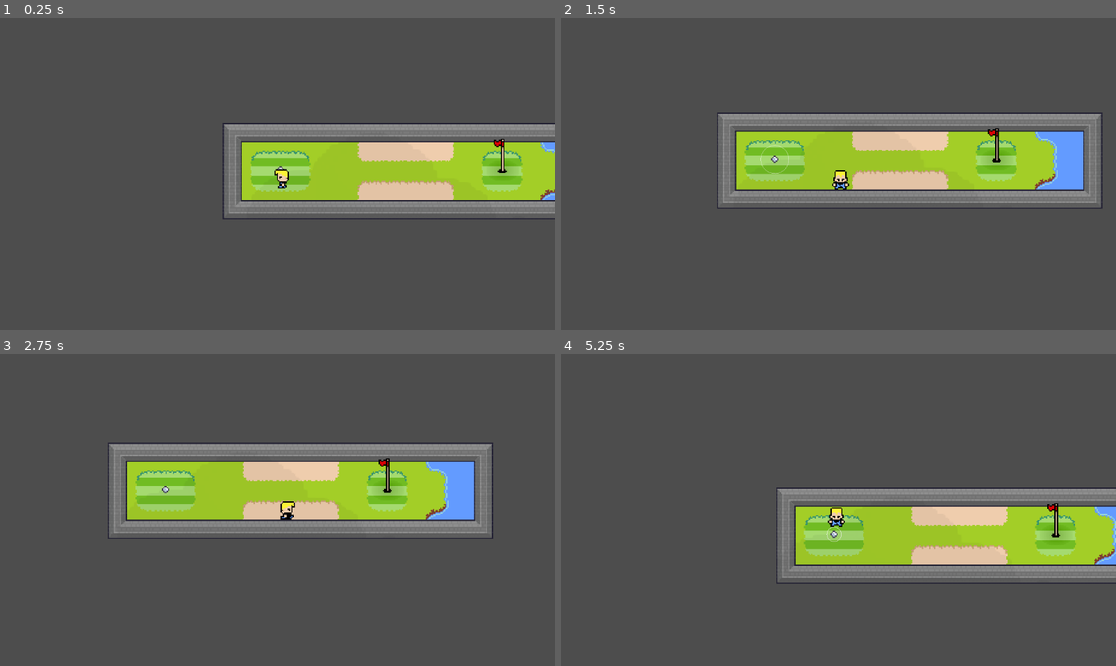
Above: before the commit, frames 1-4 (two rows, left to right).
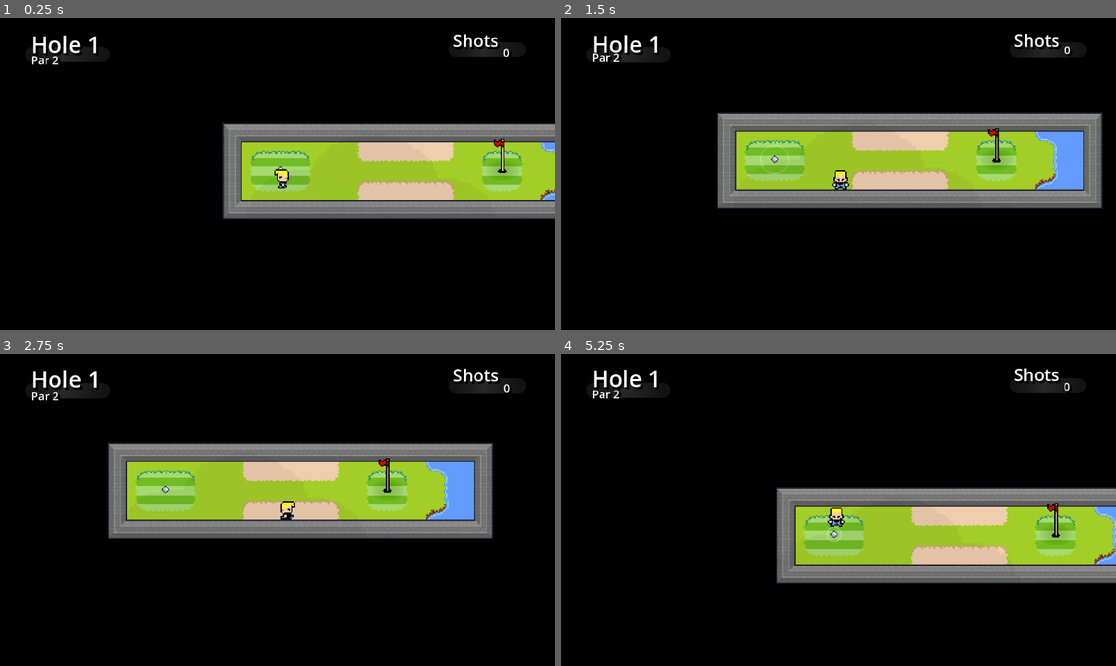
Above: after the commit, the same moments.

Repository: Kjelli/godolf
Game: Godot game, scene res://Scenes/Courses/course_01.tscn
Same seed, same stepped clock (60 frames per second), same inputs: the game is played once before the commit and once after it. This scene is started directly instead of the project's main scene.
Inputs:
- Up to frame 1 (0.25 s): no input
- Up to frame 2 (1.5 s): hold D (right) 0.53-1.28 s; hold Shift (fine) 0.53-1.28 s; hold S (down) from 1.28 s (still down); tap Space (swing) at 1.35 s
- Up to frame 3 (2.75 s): release S (down) at 2.03 s; hold D (right) from 2.03 s (still down); hold Shift (fine) from 2.03 s (still down)
- Up to frame 4 (5.25 s): release D (right) at 2.78 s; release Shift (fine) at 2.78 s; hold W (up) 2.78-3.53 s; tap Space (swing) at 2.85, 4.35 s; hold Shift (fine) 3.53-4.28 s; hold A (left) 3.53-5.03 s; hold S (down) from 5.03 s (still down); hold Shift (fine) from 5.03 s (still down)

The runs differ from the first frame. In frame 1, 81% of the frame differs, in the area x 0-100%, y 0-100%; in frame 2, 79%; in frame 3, 79%; in frame 4, 81%.

Commit message:
more greatness

Diff:
--- a/Scenes/Courses/base_course.tscn
+++ b/Scenes/Courses/base_course.tscn
@@ -1,7 +1,6 @@
-[gd_scene load_steps=9 format=3 uid="uid://div62ch7ox4fg"]
+[gd_scene load_steps=8 format=3 uid="uid://div62ch7ox4fg"]
 
 [ext_resource type="Script" path="res://Scripts/Course.gd" id="1_a2dvp"]
-[ext_resource type="PackedScene" uid="uid://cw2shrgidjs3s" path="res://Scenes/hud.tscn" id="2_ca3yt"]
 [ext_resource type="PackedScene" uid="uid://j3cdaw1m1ad5" path="res://Scenes/spawnzone.tscn" id="2_vhuve"]
 [ext_resource type="PackedScene" uid="uid://kdvh5m8lrweg" path="res://Scenes/goal.tscn" id="3_581hc"]
 [ext_resource type="Shader" path="res://Shaders/cloud.gdshader" id="4_x8nb1"]
@@ -16,8 +15,7 @@
 
 [node name="Course" type="Node2D"]
 script = ExtResource("1_a2dvp")
-
-[node name="HUD" parent="." instance=ExtResource("2_ca3yt")]
+course_par = 5
 
 [node name="SpawnZone" parent="." instance=ExtResource("2_vhuve")]
 unique_name_in_owner = true
--- a/Scenes/Courses/course_01.tscn
+++ b/Scenes/Courses/course_01.tscn
@@ -1,8 +1,7 @@
-[gd_scene load_steps=9 format=3 uid="uid://cpksbm7v1i565"]
+[gd_scene load_steps=8 format=3 uid="uid://cpksbm7v1i565"]
 
 [ext_resource type="Script" path="res://Scripts/Course.gd" id="1_wxm11"]
 [ext_resource type="PackedScene" uid="uid://j3cdaw1m1ad5" path="res://Scenes/spawnzone.tscn" id="2_bmjfn"]
-[ext_resource type="PackedScene" uid="uid://cw2shrgidjs3s" path="res://Scenes/hud.tscn" id="2_dthj1"]
 [ext_resource type="PackedScene" uid="uid://kdvh5m8lrweg" path="res://Scenes/goal.tscn" id="3_0ys77"]
 [ext_resource type="Shader" path="res://Shaders/cloud.gdshader" id="4_32x85"]
 [ext_resource type="Texture2D" uid="uid://davagrodrkqll" path="res://resources/cloud.png" id="5_7w7uw"]
@@ -17,8 +16,6 @@
 [node name="Course" type="Node2D"]
 script = ExtResource("1_wxm11")
 course_par = 2
-
-[node name="HUD" parent="." instance=ExtResource("2_dthj1")]
 
 [node name="SpawnZone" parent="." instance=ExtResource("2_bmjfn")]
 unique_name_in_owner = true
@@ -39,6 +36,7 @@
 texture = ExtResource("5_7w7uw")
 expand_mode = 2
 stretch_mode = 1
+metadata/_edit_lock_ = true
 
 [node name="TileMap" type="TileMap" parent="." groups=["golf_map"]]
 z_index = -1
--- a/Scenes/Courses/course_02.tscn
+++ b/Scenes/Courses/course_02.tscn
@@ -1,8 +1,7 @@
-[gd_scene load_steps=9 format=3 uid="uid://datl8hc6b5xrt"]
+[gd_scene load_steps=8 format=3 uid="uid://datl8hc6b5xrt"]
 
 [ext_resource type="Script" path="res://Scripts/Course.gd" id="1_ely6q"]
 [ext_resource type="PackedScene" uid="uid://j3cdaw1m1ad5" path="res://Scenes/spawnzone.tscn" id="2_eit3b"]
-[ext_resource type="PackedScene" uid="uid://cw2shrgidjs3s" path="res://Scenes/hud.tscn" id="2_fs0vd"]
 [ext_resource type="PackedScene" uid="uid://kdvh5m8lrweg" path="res://Scenes/goal.tscn" id="3_21lol"]
 [ext_resource type="Shader" path="res://Shaders/cloud.gdshader" id="4_jjulk"]
 [ext_resource type="Texture2D" uid="uid://davagrodrkqll" path="res://resources/cloud.png" id="5_k7kvq"]
@@ -17,8 +16,6 @@
 [node name="Course" type="Node2D"]
 script = ExtResource("1_ely6q")
 course_par = 2
-
-[node name="HUD" parent="." instance=ExtResource("2_fs0vd")]
 
 [node name="SpawnZone" parent="." instance=ExtResource("2_eit3b")]
 unique_name_in_owner = true
--- a/Scenes/Courses/course_03.tscn
+++ b/Scenes/Courses/course_03.tscn
@@ -1,8 +1,7 @@
-[gd_scene load_steps=9 format=3 uid="uid://bg711jcb6sl4k"]
+[gd_scene load_steps=8 format=3 uid="uid://bg711jcb6sl4k"]
 
 [ext_resource type="Script" path="res://Scripts/Course.gd" id="1_7l7py"]
 [ext_resource type="PackedScene" uid="uid://j3cdaw1m1ad5" path="res://Scenes/spawnzone.tscn" id="2_8p4wf"]
-[ext_resource type="PackedScene" uid="uid://cw2shrgidjs3s" path="res://Scenes/hud.tscn" id="2_q62p4"]
 [ext_resource type="PackedScene" uid="uid://kdvh5m8lrweg" path="res://Scenes/goal.tscn" id="3_rnwfe"]
 [ext_resource type="Shader" path="res://Shaders/cloud.gdshader" id="4_julkg"]
 [ext_resource type="Texture2D" uid="uid://davagrodrkqll" path="res://resources/cloud.png" id="5_tefef"]
@@ -16,9 +15,6 @@
 
 [node name="Course" type="Node2D"]
 script = ExtResource("1_7l7py")
-course_par = 2
-
-[node name="HUD" parent="." instance=ExtResource("2_q62p4")]
 
 [node name="SpawnZone" parent="." instance=ExtResource("2_8p4wf")]
 unique_name_in_owner = true
--- a/Scenes/goal.tscn
+++ b/Scenes/goal.tscn
@@ -7,12 +7,50 @@
 [ext_resource type="Script" path="res://Scripts/States/Goal_BallNear.gd" id="5_ifwhh"]
 [ext_resource type="Script" path="res://Scripts/Components/Pulser.gd" id="6_ir0hk"]
 [ext_resource type="Texture2D" uid="uid://eap2ej0juutt" path="res://resources/goal_bowl.png" id="7_0yslc"]
+[ext_resource type="Texture2D" uid="uid://bvgrt2lmfefiw" path="res://resources/star.png" id="8_0nkfu"]
 
 [sub_resource type="CanvasItemMaterial" id="CanvasItemMaterial_l0v40"]
 blend_mode = 2
 
 [sub_resource type="CircleShape2D" id="CircleShape2D_3yj3c"]
 radius = 76.0592
+
+[sub_resource type="Curve" id="Curve_wehky"]
+_data = [Vector2(0, 1), 0.0, 0.0, 0, 0, Vector2(1, 0), 0.0, 0.0, 0, 0]
+point_count = 2
+
+[sub_resource type="CurveTexture" id="CurveTexture_v5aby"]
+curve = SubResource("Curve_wehky")
+
+[sub_resource type="Curve" id="Curve_paav4"]
+_data = [Vector2(0, 0), 0.0, 0.0, 0, 0, Vector2(1, 1), 0.0, 0.0, 0, 0]
+point_count = 2
+
+[sub_resource type="CurveTexture" id="CurveTexture_43p3v"]
+width = 32
+curve = SubResource("Curve_paav4")
+
+[sub_resource type="ParticleProcessMaterial" id="ParticleProcessMaterial_clv43"]
+lifetime_randomness = 0.5
+particle_flag_rotate_y = true
+particle_flag_disable_z = true
+angle_min = -45.0
+angle_max = 45.0
+direction = Vector3(0, -1, 0)
+spread = 30.0
+initial_velocity_min = 50.0
+initial_velocity_max = 200.0
+angular_velocity_min = -500.0
+angular_velocity_max = 500.0
+gravity = Vector3(0, 48, 0)
+linear_accel_min = -50.0
+radial_accel_min = 5.0
+radial_accel_max = 10.0
+scale_min = 0.75
+scale_max = 1.25
+scale_over_velocity_max = 50.0
+scale_over_velocity_curve = SubResource("CurveTexture_43p3v")
+alpha_curve = SubResource("CurveTexture_v5aby")
 
 [node name="Goal" type="Node2D" groups=["camera_targets"]]
 script = ExtResource("1_a2i2c")
@@ -64,5 +102,12 @@
 goal = NodePath("../..")
 flag = NodePath("../../Flag")
 
+[node name="GoodParticles" type="GPUParticles2D" parent="."]
+emitting = false
+process_material = SubResource("ParticleProcessMaterial_clv43")
+texture = ExtResource("8_0nkfu")
+one_shot = true
+explosiveness = 1.0
+
 [connection signal="body_entered" from="GoalProximity" to="." method="_on_goal_proximity_body_entered"]
 [connection signal="body_exited" from="GoalProximity" to="." method="_on_goal_proximity_body_exited"]
--- a/Scenes/hud.tscn
+++ b/Scenes/hud.tscn
@@ -1,9 +1,43 @@
-[gd_scene load_steps=4 format=3 uid="uid://cw2shrgidjs3s"]
+[gd_scene load_steps=13 format=3 uid="uid://cw2shrgidjs3s"]
 
 [ext_resource type="Script" path="res://Scripts/ChargeBar.gd" id="1_7t76o"]
 [ext_resource type="Texture2D" uid="uid://vkkihgyvgvlp" path="res://resources/chargebar.png" id="2_752ma"]
+[ext_resource type="Script" path="res://Scripts/CourseInfo.gd" id="3_ev3mm"]
+[ext_resource type="Script" path="res://Scripts/ShotsInfo.gd" id="4_p8jci"]
+[ext_resource type="Script" path="res://Scripts/AnnouncementInfo.gd" id="5_6mt71"]
 
 [sub_resource type="CanvasTexture" id="CanvasTexture_5bir5"]
+
+[sub_resource type="SystemFont" id="SystemFont_6y2cb"]
+subpixel_positioning = 0
+
+[sub_resource type="LabelSettings" id="LabelSettings_bk3hf"]
+font = SubResource("SystemFont_6y2cb")
+font_size = 48
+shadow_size = 4
+shadow_color = Color(0, 0, 0, 1)
+shadow_offset = Vector2(4, 4)
+
+[sub_resource type="SystemFont" id="SystemFont_paixj"]
+subpixel_positioning = 0
+
+[sub_resource type="LabelSettings" id="LabelSettings_w48ae"]
+font = SubResource("SystemFont_paixj")
+font_size = 24
+shadow_size = 4
+shadow_color = Color(0, 0, 0, 1)
+shadow_offset = Vector2(4, 4)
+
+[sub_resource type="Gradient" id="Gradient_8jtis"]
+offsets = PackedFloat32Array(0, 0.500928, 1)
+colors = PackedColorArray(0.466667, 0.466667, 0.466667, 0.164706, 0.637843, 0.637843, 0.637843, 0.266667, 0.466667, 0.466667, 0.466667, 0.164706)
+
+[sub_resource type="LabelSettings" id="LabelSettings_ctj65"]
+font = SubResource("SystemFont_6y2cb")
+font_size = 36
+shadow_size = 4
+shadow_color = Color(0, 0, 0, 1)
+shadow_offset = Vector2(4, 4)
 
 [node name="UI" type="CanvasLayer"]
 
@@ -32,3 +66,91 @@
 scale = Vector2(2, 18)
 texture = SubResource("CanvasTexture_5bir5")
 centered = false
+
+[node name="CourseInfo" type="CanvasGroup" parent="."]
+position = Vector2(64, 21)
+script = ExtResource("3_ev3mm")
+
+[node name="TitleLabel" type="Label" parent="CourseInfo"]
+offset_right = 145.0
+offset_bottom = 67.0
+text = "Hole 1"
+label_settings = SubResource("LabelSettings_bk3hf")
+metadata/_edit_use_anchors_ = true
+
+[node name="ParLabel" type="Label" parent="CourseInfo"]
+offset_top = 48.0
+offset_right = 120.0
+offset_bottom = 112.0
+text = "Par 3"
+label_settings = SubResource("LabelSettings_w48ae")
+metadata/_edit_use_anchors_ = true
+
+[node name="Line2D" type="Line2D" parent="CourseInfo"]
+z_index = -1
+position = Vector2(286, 57)
+points = PackedVector2Array(-282, -1.22365, -216.679, -1.22365, -135, -1.22365)
+width = 32.0
+gradient = SubResource("Gradient_8jtis")
+joint_mode = 2
+begin_cap_mode = 2
+end_cap_mode = 2
+
+[node name="ShotsInfo" type="CanvasGroup" parent="."]
+position = Vector2(940, 21)
+script = ExtResource("4_p8jci")
+
+[node name="ShotsLabel" type="Label" parent="ShotsInfo"]
+offset_right = 120.0
+offset_bottom = 64.0
+text = "Shots"
+label_settings = SubResource("LabelSettings_ctj65")
+metadata/_edit_use_anchors_ = true
+
+[node name="CountLabel" type="Label" parent="ShotsInfo"]
+offset_top = 32.0
+offset_right = 120.0
+offset_bottom = 96.0
+text = "0"
+label_settings = SubResource("LabelSettings_w48ae")
+horizontal_alignment = 2
+metadata/_edit_use_anchors_ = true
+
+[node name="Line2D" type="Line2D" parent="ShotsInfo"]
+z_index = -1
+position = Vector2(281, 47)
+points = PackedVector2Array(-274, -1.22365, -216.679, -1.22365, -143, -1.22365)
+width = 32.0
+gradient = SubResource("Gradient_8jtis")
+joint_mode = 2
+begin_cap_mode = 2
+end_cap_mode = 2
+
+[node name="AnnouncementInfo" type="CanvasGroup" parent="."]
+modulate = Color(1, 1, 1, 0)
+position = Vector2(539, 120)
+script = ExtResource("5_6mt71")
+
+[node name="AnnouncementLabel" type="Label" parent="AnnouncementInfo"]
+anchors_preset = 8
+anchor_left = 0.5
+anchor_top = 0.5
+anchor_right = 0.5
+anchor_bottom = 0.5
+offset_right = 120.0
+offset_bottom = 64.0
+grow_horizontal = 2
+grow_vertical = 2
+text = "Noob"
+label_settings = SubResource("LabelSettings_ctj65")
+horizontal_alignment = 1
+metadata/_edit_use_anchors_ = true
+
+[node name="Line2D" type="Line2D" parent="AnnouncementInfo"]
+z_index = -1
+points = PackedVector2Array(-2, 52, 49, 52, 104, 52)
+width = 32.0
+gradient = SubResource("Gradient_8jtis")
+joint_mode = 2
+begin_cap_mode = 2
+end_cap_mode = 2
--- /dev/null
+++ b/Scripts/AnnouncementInfo.gd
@@ -0,0 +1,35 @@
+extends CanvasGroup
+
+@onready var title : Label = $AnnouncementLabel
+@onready var line : Line2D = $Line2D
+@onready var title_position : Vector2 = title.position
+
+var time_alive = 0
+func _ready():
+	Events.connect(Events.ball_sunk.get_name(), announce_shot_score)
+
+func _process(delta: float) -> void:
+	time_alive += delta
+	title.position.y = title_position.y + 3 * sin(time_alive * 2)
+	scale = Vector2(0.975 + 0.025 * scale.x * sin(time_alive * 1.5) * sin(time_alive * 6), 0.975 + 0.025 * scale.y * cos(time_alive * 6) * cos(time_alive * 1.5))
+
+func announce_shot_score(ball : Ball) -> void:
+	var score : Golf.Score = Golf.get_score(ball.times_hit, Golf.current_course_par)
+	title.text = score.name
+
+	modulate = Color(1,1,0,0) if score.value < 0 else Color(0,1,0,0) if score.value == 0 else Color(1,1,1,0)
+
+	var title_pos = title.get_rect().position
+	var title_size = title.get_rect().size
+	var title_center = title_pos + title_size / 2
+	var title_font_size = title.get_theme_default_font_size()
+	var line_width = (title.text.length() + 1) * title_font_size
+
+	line.clear_points()
+	line.add_point(Vector2(title_center.x - line_width / 2, title_pos.y + title_size.y - title_font_size))
+	line.add_point(Vector2(title_center.x, title_pos.y + title_size.y - title_font_size))
+	line.add_point(Vector2(title_center.x + line_width / 2, title_pos.y + title_size.y - title_font_size))
+
+	await get_tree().create_tween().tween_property(self, "modulate:a", 1.0, 1.0).finished
+	await get_tree().create_timer(2).timeout
+	await get_tree().create_tween().tween_property(self, "modulate:a", 0.0, 1.0).finished
--- a/Scripts/Ball.gd
+++ b/Scripts/Ball.gd
@@ -38,7 +38,8 @@
 
 func sink(goal : Goal):
 	is_in_goal = goal
-	pass
+	if times_hit < Golf.current_course_par:
+		goal.emit_particles()
 
 func hit(charge : float, direction : Direction):
 	last_shot_from = global_position
--- a/Scripts/Course.gd
+++ b/Scripts/Course.gd
@@ -5,12 +5,14 @@
 @onready var ball_scene : PackedScene = preload("res://Scenes/ball.tscn")
 @onready var spawn_zone : SpawnZone = $SpawnZone
 
-@export var course_par : int
+@export var course_par : int = 3
 
 var lakitu : Lakitu
 
 # Called when the node enters the scene tree for the first time.
 func _ready():
+	add_child(load("res://Scenes/hud.tscn").instantiate())
+	Golf.set_par(course_par)
 	spawn_camera()
 	spawn_player("1")
 
--- /dev/null
+++ b/Scripts/CourseInfo.gd
@@ -0,0 +1,20 @@
+extends CanvasGroup
+
+@onready var title : Label = $TitleLabel
+@onready var par_label : Label = $ParLabel
+@onready var title_position : Vector2 = title.position
+@onready var par_position : Vector2 = par_label.position
+
+var time_alive = 0
+
+func _ready():
+	Golf.par_set.connect(update_par)
+
+func _process(delta: float) -> void:
+	time_alive += delta
+	title.position.y = title_position.y + 3 * sin(time_alive * 2)
+	par_label.position.y = par_position.y + 3 * cos(time_alive * 2)
+	scale = Vector2(0.975 + 0.025 * scale.x * sin(time_alive * 1.5) * sin(time_alive * 6), 0.975 + 0.025 * scale.y * cos(time_alive * 6) * cos(time_alive * 1.5))
+
+func update_par(par : int):
+	par_label.text = "Par " + str(par)
--- /dev/null
+++ b/Scripts/Global/Golf.gd
@@ -0,0 +1,47 @@
+extends Node
+
+class Score:
+	var name : String
+	var value : int
+
+	static func create(name : String, value : int) -> Score:
+		var score = Score.new()
+		score.name = name
+		score.value = value
+		return score
+
+
+var current_course_par = 3
+
+signal par_set(par : int)
+
+func get_score(shot_count : int, par : int) -> Score:
+
+	var diff = shot_count - par
+	if shot_count == 1:
+		return Score.create("Hole in one", diff)
+
+	if diff < -3:
+		return Score.create("Nuts", diff)
+	if diff == -3:
+		return Score.create("Albatross", diff)
+	elif diff == -2:
+		return Score.create("Eagle", diff)
+	elif diff == -1:
+		return Score.create("Birdie", diff)
+	elif diff == 0:
+		return Score.create("Par", diff)
+	elif diff == 1:
+		return Score.create("Bogey", diff)
+	elif diff == 2:
+		return Score.create("Double bogey", diff)
+	elif diff == 3:
+		return Score.create("Triple bogey", diff)
+	elif diff > 3:
+		return Score.create("Noob", diff)
+	else:
+		return Score.create("Wow", diff)
+
+func set_par(par : int):
+	current_course_par = par
+	par_set.emit(par)
--- /dev/null
+++ b/Scripts/ShotsInfo.gd
@@ -0,0 +1,26 @@
+extends CanvasGroup
+
+@onready var title : Label = $ShotsLabel
+@onready var shots : Label = $CountLabel
+@onready var line : Line2D = $Line2D
+@onready var title_position : Vector2 = title.position
+@onready var par_position : Vector2 = shots.position
+
+var time_alive = 0
+
+func _ready():
+	Events.connect(Events.ball_shot.get_name(), update_count)
+	Events.connect(Events.ball_sunk.get_name(), lock_count)
+
+func _process(delta: float) -> void:
+	time_alive += delta
+	title.position.y = title_position.y + 3 * sin(time_alive * 2)
+	shots.position.y = par_position.y + 3 * cos(time_alive * 2)
+	scale = Vector2(0.975 + 0.025 * scale.x * sin(time_alive * 1.5) * sin(time_alive * 6), 0.975 + 0.025 * scale.y * cos(time_alive * 6) * cos(time_alive * 1.5))
+
+func update_count(ball : Ball):
+	shots.text = str(ball.times_hit)
+
+func lock_count(ball : Ball):
+	line.modulate = Color(0, 1, 0, 1)
+	shots.modulate = Color(0, 1, 0, 1)
--- a/Scripts/Trail.gd
+++ b/Scripts/Trail.gd
@@ -4,7 +4,6 @@
 const MAX_POINTS : int = 2000
 @onready var curve := Curve2D.new()
 
-# Called every frame. 'delta' is the elapsed time since the previous frame.
 func _process(delta):
 	curve.add_point(get_parent().global_position)
 	if curve.get_baked_points().size() > MAX_POINTS:
--- a/Scripts/goal.gd
+++ b/Scripts/goal.gd
@@ -2,6 +2,7 @@
 class_name Goal
 
 @onready var nearby_balls = []
+@onready var sparkles : GPUParticles2D = $GoodParticles
 
 # Called when the node enters the scene tree for the first time.
 func _ready():
@@ -29,3 +30,6 @@
 	if body is Ball:
 		nearby_balls.erase(body)
 		body.left_goal_proximity.emit(self)
+
+func emit_particles():
+	sparkles.emitting = true
--- a/project.godot
+++ b/project.godot
@@ -18,6 +18,7 @@
 [autoload]
 
 Events="*res://Scripts/Global/Events.gd"
+Golf="*res://Scripts/Global/Golf.gd"
 
 [display]
 
@@ -73,3 +74,4 @@
 [rendering]
 
 textures/canvas_textures/default_texture_filter=0
+environment/defaults/default_clear_color=Color(0, 0, 0, 1)
Not shown: 1 places in Scenes/goal.tscn that only renumber resources
Binary file added: resources/MadimiOne-Regular.ttf
Not shown, added: resources/MadimiOne-Regular.ttf.import
Binary file added: resources/star.png
Not shown, added: resources/star.png.import
